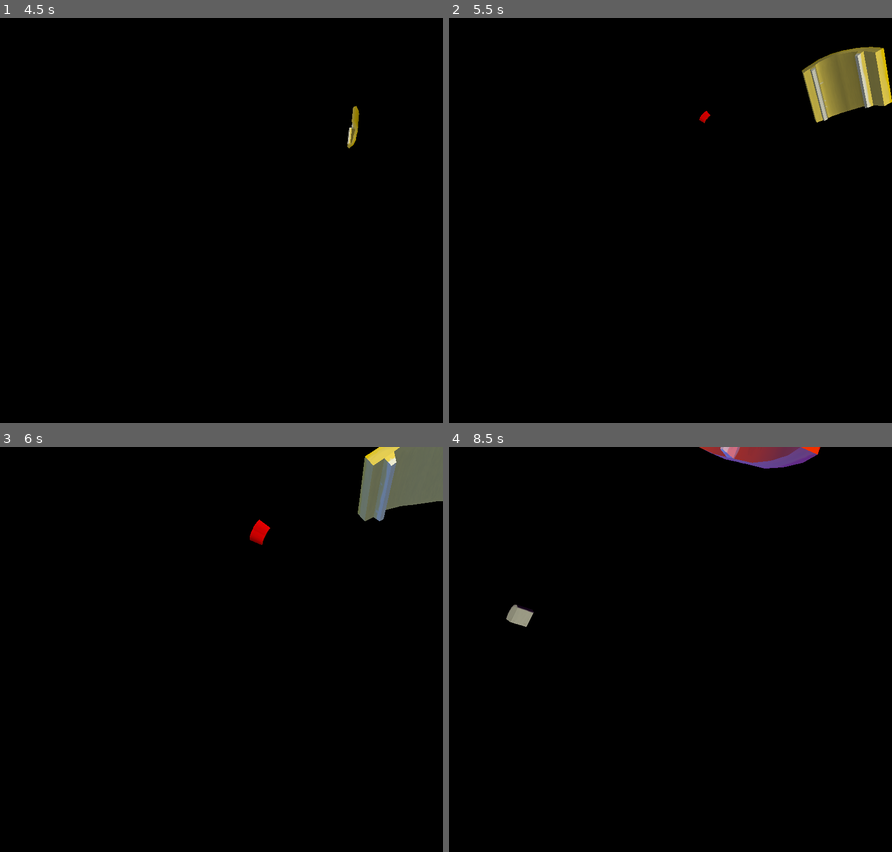
Above: before the commit, frames 1-4 (two rows, left to right).
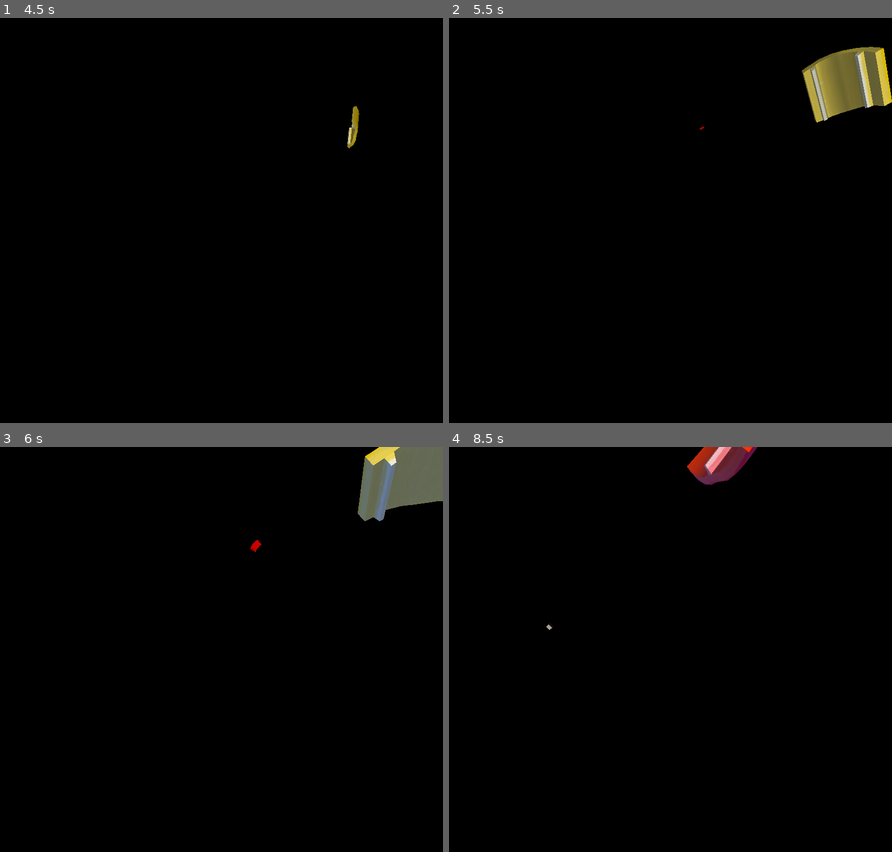
Above: after the commit, the same moments.

Repository: MichaelDawe/skewer_it
Game: Godot game, scene res://main.tscn
Same seed, same stepped clock (60 frames per second), same inputs: the game is played once before the commit and once after it.
Inputs (mouse positions are in pixels of both pictures, inside the frame that each line leads up to):
- Up to frame 1 (4.5 s): click "PLAY" at 0.5 s; click "Play" at 1.25 s; click "pause" at 2 s; click "Resume" at 2.75 s; tap Enter at 3.5 s; move the mouse to (318, 216) at 3.52 s; click (318, 216) at 3.67 s; move the mouse to (132, 261) at 4.27 s; click (132, 261) at 4.42 s
- Up to frame 2 (5.5 s): move the mouse to (714, 143) at 5.02 s; click (714, 143) at 5.17 s
- Up to frame 3 (6 s): move the mouse to (199, 758) at 5.77 s; click (199, 758) at 5.92 s
- Up to frame 4 (8.5 s): move the mouse to (803, 734) at 6.52 s; click (803, 734) at 6.67 s; move the mouse to (537, 600) at 7.27 s; click (537, 600) at 7.42 s; move the mouse to (692, 669) at 8.02 s; click (692, 669) at 8.17 s

Frame 1 is identical in both runs. In frame 2, less than 0.1% of the frame differs, in the area x 56-59%, y 22-28%; in frame 3, 0.2%; in frame 4, 1.9%, in the area x 12-84%, y 0-46%.
Error before the commit: Invalid operands 'int' and 'Nil' in operator '>'. (res://main.gd:122)
Error after the commit: Invalid operands 'int' and 'Nil' in operator '>'. (res://main.gd:136)

Commit message:
added grill and modified scoring system

Diff:
--- a/main.gd
+++ b/main.gd
@@ -4,7 +4,7 @@
 var speed = 10 # 5 = easy / slow, 10 = normal, 20 = hard / fast
 var speedBoost = 1.0 # speeeeeeeeds the game up over time
 var spawnNowQ = 5.5 # time, in seconds, since last spawn.
-var spawnInterval = 2.0 # time, in seconds, for each item to spawn, at the startttt.
+var spawnInterval = 2.5 # time, in seconds, for each item to spawn, at the startttt.
 var score = 0.0 # score
 var ratio = 0.0 # stuff to devide mouse input by.
 var catch = 0.0 # catch animation shader uniform thingy
@@ -30,6 +30,8 @@
 var playTime = 0.0
 var finalSpeed = 1.0 	# combo of speedBoost and backRed for slow mo etc,
 						# precalculated once per frame and used where required
+var grillAnim = false
+var grillAnimStop = false
 
 # Called when the node enters the scene tree for the first time.
 func _ready():
@@ -103,7 +105,19 @@
 
 				if n.position.z > 112: # send objects home ('kill' them)
 					reset_vegie(n)
-
+		# process grill
+		if(grillAnim):
+			$Grill.position.z += 20 * delta * finalSpeed * 2
+			$Grill/Grill.scale += Vector3(0.3, 0.3, 0.3) * delta * finalSpeed * 2
+			$Grill/CollisionShape3D.scale = $Grill/Grill.scale + Vector3(0.1, 0.1, 0.1)
+			$Grill.rotation = Vector3(0.1, 0.0, 0.0)
+			if($Grill.position.z > 128):
+				if(grillAnimStop):
+					grillAnim = false
+					grillAnimStop = false
+				$Grill.position.z = -64
+				$Grill/Grill.scale = Vector3(0.0, 0.0, 0.0)
+				$Grill/CollisionShape3D.scale = Vector3(0.01, 0.01, 0.01)
 
 		# spawn new item
 		if spawnNowQ > spawnInterval / finalSpeed:
@@ -136,8 +150,6 @@
 func pause():
 	# set slo-mo to fade back in when the game resumes.
 	pass
-
-# func animate_skewer()
 
 func update_skewer():
 	for n in caughtPos:
@@ -237,129 +249,158 @@
 			# updates caughtPos for next pick
 			caughtPos += 1
 			# loops and resets the skewer when full, make spawn sparks later
-			if(caughtPos == 5):
-				caughtPos = 0
-				for i in 6:
-					caught[i] = 0
-				catch += 1
-				bonus += 0.25 * (speed / 10.0)
-				clear_skewer()
-				# reset tries:
-				if(health < 3.0): health += 0.25
-			# updates latest pick
-			if(caughtPos > 0):
-				caught[caughtPos] = number
-			score_add()
+			if(caughtPos > 5):
+				wrong_piece()
+			else:
+				if(caughtPos == 5):
+					catch += 1
+					grillAnim = true
+				# updates latest pick
+				if(caughtPos > 0):
+					caught[caughtPos] = number
+				score_add()
 		else:
-			# kill game / deduct health
-			health -= 1
-			damaged = 1
-			bonus = 1.0
-			# kill
-			if(health <= 0):
-				# write highscore
-				save_highscore()
-				# set mode
-				mode = 0
-				# add game over screen
-				var game_over = preload("res://game_over.tscn").instantiate()
-				add_child(game_over)
-				# run the play script on the main scene
-				quit_to_menu()
-				get_node("hud").queue_free()
-			# reset skewer
-			for i in 6:
-				caught[i] = 0
-			# reset counter
-			caughtPos = 0
-			clear_skewer()
+			wrong_piece()
+
+func wrong_piece():
+	# kill game / deduct health
+	health -= 1
+	damaged = 1
+	bonus = 1.0
+	# kill
+	if(health <= 0):
+		# write highscore
+		save_highscore()
+		# set mode
+		mode = 0
+		# add game over screen
+		var game_over = preload("res://game_over.tscn").instantiate()
+		add_child(game_over)
+		# run the play script on the main scene
+		quit_to_menu()
+		get_node("hud").queue_free()
+	# reset skewer
+	for i in 6:
+		caught[i] = 0
+	# reset counter
+	caughtPos = 0
+	clear_skewer()
 
 func _on_aubergine_input_event(_camera, _event, _position, _normal, _shape_idx):
-	var n = $Vegies/Aubergine
-	if(n.position.z > 64 and n.position.z < 96):
-		reset_vegie(n)
-		score_update(n)
+	if(mode == 1):
+		var n = $Vegies/Aubergine
+		if(n.position.z > 64 and n.position.z < 96):
+			reset_vegie(n)
+			score_update(n)
 
 func _on_garlic_input_event(_camera, _event, _position, _normal, _shape_idx):
-	var n = $Vegies/Garlic
-	if(n.position.z > 64 and n.position.z < 96):
-		reset_vegie(n)
-		score_update(n)
+	if(mode == 1):
+		var n = $Vegies/Garlic
+		if(n.position.z > 64 and n.position.z < 96):
+			reset_vegie(n)
+			score_update(n)
 
 func _on_gerkin_input_event(_camera, _event, _position, _normal, _shape_idx):
-	var n = $Vegies/Gerkin
-	if(n.position.z > 64 and n.position.z < 96):
-		reset_vegie(n)
-		score_update(n)
+	if(mode == 1):
+		var n = $Vegies/Gerkin
+		if(n.position.z > 64 and n.position.z < 96):
+			reset_vegie(n)
+			score_update(n)
 
 func _on_yellow_pepper_input_event(_camera, _event, _position, _normal, _shape_idx):
-	var n = $Vegies/YellowPepper
-	if(n.position.z > 64 and n.position.z < 96):
-		reset_vegie(n)
-		score_update(n)
+	if(mode == 1):
+		var n = $Vegies/YellowPepper
+		if(n.position.z > 64 and n.position.z < 96):
+			reset_vegie(n)
+			score_update(n)
 
 func _on_tomato_input_event(_camera, _event, _position, _normal, _shape_idx):
-	var n = $Vegies/Tomato
-	if(n.position.z > 64 and n.position.z < 96):
-		reset_vegie(n)
-		score_update(n)
+	if(mode == 1):
+		var n = $Vegies/Tomato
+		if(n.position.z > 64 and n.position.z < 96):
+			reset_vegie(n)
+			score_update(n)
 
 func _on_tofu_input_event(_camera, _event, _position, _normal, _shape_idx):
-	var n = $Vegies/Tofu
-	if(n.position.z > 64 and n.position.z < 96):
-		reset_vegie(n)
-		score_update(n)
+	if(mode == 1):
+		var n = $Vegies/Tofu
+		if(n.position.z > 64 and n.position.z < 96):
+			reset_vegie(n)
+			score_update(n)
 
 func _on_shallot_input_event(_camera, _event, _position, _normal, _shape_idx):
-	var n = $Vegies/Shallot
-	if(n.position.z > 64 and n.position.z < 96):
-		reset_vegie(n)
-		score_update(n)
+	if(mode == 1):
+		var n = $Vegies/Shallot
+		if(n.position.z > 64 and n.position.z < 96):
+			reset_vegie(n)
+			score_update(n)
 
 func _on_sausage_input_event(_camera, _event, _position, _normal, _shape_idx):
-	var n = $Vegies/Sausage
-	if(n.position.z > 64 and n.position.z < 96):
-		reset_vegie(n)
-		score_update(n)
+	if(mode == 1):
+		var n = $Vegies/Sausage
+		if(n.position.z > 64 and n.position.z < 96):
+			reset_vegie(n)
+			score_update(n)
 
 func _on_red_pepper_input_event(_camera, _event, _position, _normal, _shape_idx):
-	var n = $Vegies/RedPepper
-	if(n.position.z > 64 and n.position.z < 96):
-		reset_vegie(n)
-		score_update(n)
+	if(mode == 1):
+		var n = $Vegies/RedPepper
+		if(n.position.z > 64 and n.position.z < 96):
+			reset_vegie(n)
+			score_update(n)
 
 func _on_pineapple_input_event(_camera, _event, _position, _normal, _shape_idx):
-	var n = $Vegies/Pineapple
-	if(n.position.z > 64 and n.position.z < 96):
-		reset_vegie(n)
-		score_update(n)
+	if(mode == 1):
+		var n = $Vegies/Pineapple
+		if(n.position.z > 64 and n.position.z < 96):
+			reset_vegie(n)
+			score_update(n)
 
 func _on_olive_input_event(_camera, _event, _position, _normal, _shape_idx):
-	var n = $Vegies/Olive
-	if(n.position.z > 64 and n.position.z < 96):
-		reset_vegie(n)
-		score_update(n)
+	if(mode == 1):
+		var n = $Vegies/Olive
+		if(n.position.z > 64 and n.position.z < 96):
+			reset_vegie(n)
+			score_update(n)
 
 func _on_mushroom_input_event(_camera, _event, _position, _normal, _shape_idx):
-	var n = $Vegies/Mushroom
-	if(n.position.z > 64 and n.position.z < 96):
-		reset_vegie(n)
-		score_update(n)
+	if(mode == 1):
+		var n = $Vegies/Mushroom
+		if(n.position.z > 64 and n.position.z < 96):
+			reset_vegie(n)
+			score_update(n)
 
 func _on_marinated_tofu_input_event(_camera, _event, _position, _normal, _shape_idx):
-	var n = $Vegies/MarinatedTofu
-	if(n.position.z > 64 and n.position.z < 96):
-		reset_vegie(n)
-		score_update(n)
+	if(mode == 1):
+		var n = $Vegies/MarinatedTofu
+		if(n.position.z > 64 and n.position.z < 96):
+			reset_vegie(n)
+			score_update(n)
 
 func _on_maize_input_event(_camera, _event, _position, _normal, _shape_idx):
-	var n = $Vegies/Maize
-	if(n.position.z > 64 and n.position.z < 96):
-		reset_vegie(n)
-		score_update(n)
+	if(mode == 1):
+		var n = $Vegies/Maize
+		if(n.position.z > 64 and n.position.z < 96):
+			reset_vegie(n)
+			score_update(n)
 
 func _on_green_pepper_input_event(_camera, _event, _position, _normal, _shape_idx):
-	var n = $Vegies/GreenPepper
-	if(n.position.z > 64 and n.position.z < 96):
-		reset_vegie(n)
-		score_update(n)
+	if(mode == 1):
+		var n = $Vegies/GreenPepper
+		if(n.position.z > 64 and n.position.z < 96):
+			reset_vegie(n)
+			score_update(n)
+
+func _on_grill_input_event(_camera, _event, _position, _normal, _shape_idx):
+	if(mode == 1 and caughtPos == 5 and $Grill.position.z > 1):
+		# stop grill after animation cycle
+		grillAnimStop = true
+		# clear skewer etc.
+		caughtPos = 0
+		for i in 6:
+			caught[i] = 0
+		catch += 1
+		bonus += 0.25 * (speed / 10.0)
+		clear_skewer()
+		# reset tries:
+		if(health < 3.0): health += 0.25
--- a/main.tscn
+++ b/main.tscn
@@ -38,6 +38,9 @@
 [ext_resource type="Shader" path="res://shaders/skewer.gdshader" id="35_ar3l0"]
 [ext_resource type="Texture2D" uid="uid://pfyulex635us" path="res://textures/skewer (20230701012348).png" id="35_m30ur"]
 [ext_resource type="Shader" path="res://shaders/post.gdshader" id="38_reqji"]
+[ext_resource type="ArrayMesh" uid="uid://bts60bvh81d6v" path="res://models/Grill.obj" id="39_xar4n"]
+[ext_resource type="Shader" path="res://shaders/grill.gdshader" id="40_1xt65"]
+[ext_resource type="Texture2D" uid="uid://tt742lmiqq23" path="res://textures/grill (20230708071323).png" id="41_bsqmw"]
 
 [sub_resource type="ShaderMaterial" id="ShaderMaterial_qbt2q"]
 render_priority = 0
@@ -352,6 +355,14 @@
 shader_parameter/pozition = null
 shader_parameter/background = null
 shader_parameter/textureImage = ExtResource("11_2pxnw")
+
+[sub_resource type="ShaderMaterial" id="ShaderMaterial_8mp0h"]
+render_priority = 0
+shader = ExtResource("40_1xt65")
+shader_parameter/textureImage = ExtResource("41_bsqmw")
+
+[sub_resource type="ConvexPolygonShape3D" id="ConvexPolygonShape3D_sthrf"]
+points = PackedVector3Array(-11.9778, 0, -4.92872, -11.9778, -1.5231, -4.6875, -11.9778, 0, 4.92775, 11.9755, 0, -4.92872, -11.9778, -2.89712, -3.98794, 11.9755, -1.5231, -4.6875, -11.9778, -1.5231, 4.68653, 11.9755, 0, 4.92775, -11.9778, -3.98746, -2.8976, 11.9755, -2.89712, -3.98794, -11.9778, -2.89712, 3.98697, 11.9755, -1.5231, 4.68653, -11.9778, -4.68749, -1.52358, 11.9755, -3.98746, -2.8976, -11.9778, -3.98746, 2.89664, 11.9755, -2.89712, 3.98697, -11.9778, -4.92872, -1.43051e-06, 11.9755, -4.68749, -1.52358, -11.9778, -4.68749, 1.52261, 11.9755, -3.98746, 2.89664, 11.9755, -4.92872, -1.43051e-06, 11.9755, -4.68749, 1.52261)
 
 [node name="main" type="Node3D"]
 script = ExtResource("1_cqorg")
@@ -643,6 +654,19 @@
 mesh = ExtResource("8_1pksx")
 skeleton = NodePath("../../..")
 surface_material_override/0 = SubResource("ShaderMaterial_7ujxe")
+
+[node name="Grill" type="StaticBody3D" parent="."]
+transform = Transform3D(1, 0, 0, 0, 1, 0, 0, 0, 1, 0, -8, -64)
+
+[node name="Grill" type="MeshInstance3D" parent="Grill"]
+transform = Transform3D(0, 0, 0, 0, 0, 0, 0, 0, 0, 0, 0, 0)
+mesh = ExtResource("39_xar4n")
+skeleton = NodePath("../..")
+surface_material_override/0 = SubResource("ShaderMaterial_8mp0h")
+
+[node name="CollisionShape3D" type="CollisionShape3D" parent="Grill"]
+transform = Transform3D(0.1, 0, 0, 0, 0.1, 0, 0, 0, 0.1, 0, 0, 0)
+shape = SubResource("ConvexPolygonShape3D_sthrf")
 
 [connection signal="input_event" from="Vegies/Aubergine" to="." method="_on_aubergine_input_event"]
 [connection signal="input_event" from="Vegies/Garlic" to="." method="_on_garlic_input_event"]
@@ -659,3 +683,4 @@
 [connection signal="input_event" from="Vegies/MarinatedTofu" to="." method="_on_marinated_tofu_input_event"]
 [connection signal="input_event" from="Vegies/Maize" to="." method="_on_maize_input_event"]
 [connection signal="input_event" from="Vegies/GreenPepper" to="." method="_on_green_pepper_input_event"]
+[connection signal="input_event" from="Grill" to="." method="_on_grill_input_event"]
--- /dev/null
+++ b/shaders/grill.gdshader
@@ -0,0 +1,12 @@
+shader_type spatial;
+render_mode unshaded;
+
+uniform sampler2D textureImage : source_color;
+
+void fragment() {
+	vec3 col = texture(textureImage, UV).rgb;
+	if(col == vec3(1.0, 0.0, 1.0)) {
+		col = vec3(1.0);
+	}
+	ALBEDO = texture(textureImage, UV).rgb;
+}
Binary file changed: icon.png
Not shown: 1 places in main.tscn that only renumber resources
Not shown, added: models/Grill.obj
Not shown, added: models/Grill.obj.import
Binary file added: textures/grill (20230708071323).png
Not shown, added: textures/grill (20230708071323).png.import
